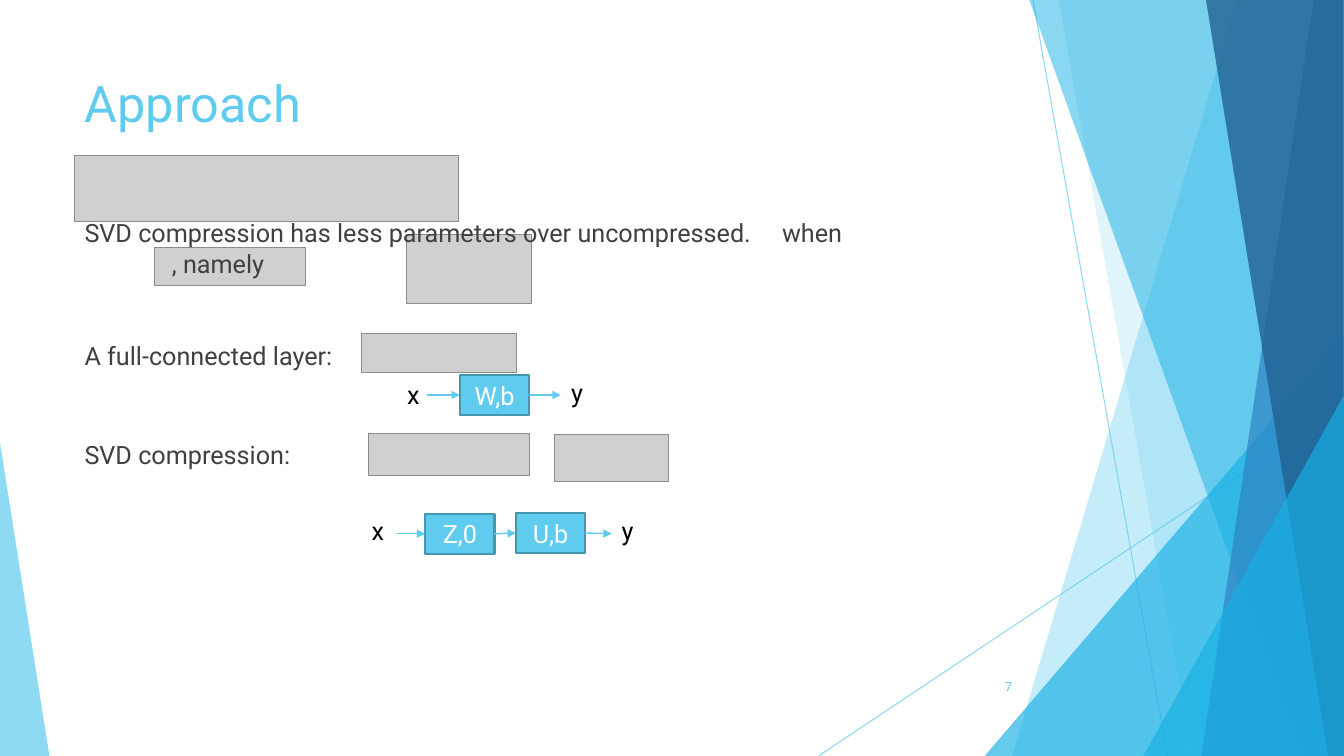
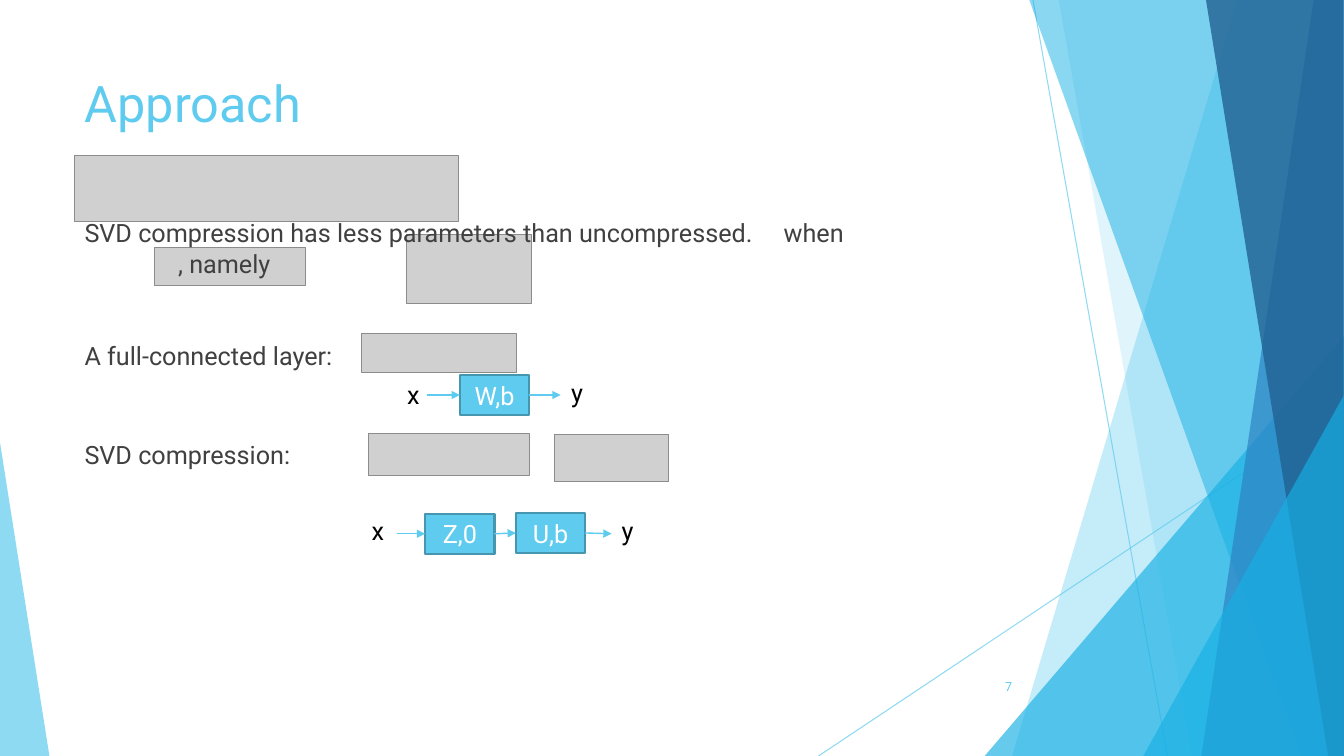
Before and after one commit to wkcn/CaffeSVD, a slide deck: slide 7 of slide.pptx. Drawn at 1344x756 pixels with LibreOffice and Linux fonts; fonts in the diff are those of the drawing; grey boxes stand for pictures. Boxes give left, top, right and bottom in pixels: in the first picture for what was removed or moved away, otherwise in the second. Text is boxed around its words. In the diff, an @@ line names an element or a change of style, - is before the commit and + after.

```diff
--- a/slide.pptx
+++ b/slide.pptx
@@ text at box(85, 220, 844, 249): text changed @@
-SVD compression has less parameters over uncompressed. when , namely
+SVD compression has less parameters than uncompressed. when , namely
```
Also in this commit, not shown: 11 other slides changed, 17 other files.
